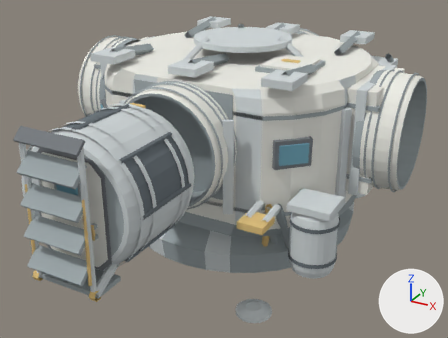
The Blender file art/season-1/modular/jamestown.blend, before and after one commit.
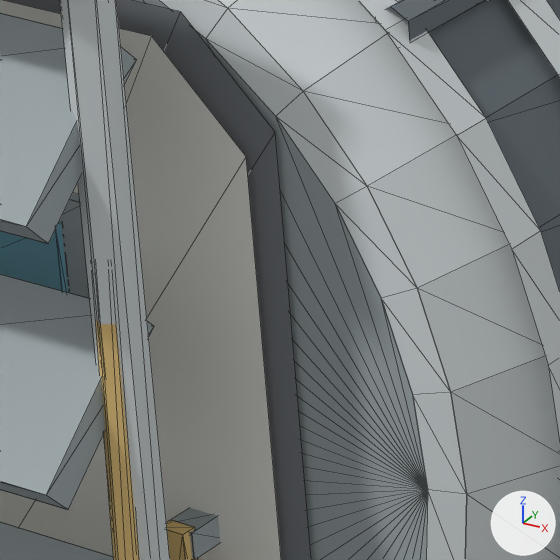
The first picture shows the older version from a 50 mm lens placed at (3.71, -7.25, 2.47), pointed at (0.18, -0.84, -0.73). The close-ups show the older and then the newer version on the part from 16% to 31% of the width and 47% to 68% of the height of that picture. Only the edits that show in the close-ups are written down. The lights are fixed; the arrows at lower right show +X, +Y and +Z. The close-ups show mesh edges as thin lines.

The first close-up shows 'Exterior stair stringers and toe∧', 'Exterior tread∧.001', 'Exterior tread∧.002', 'Exterior tread∧.003', 'Exterior∧.010'.
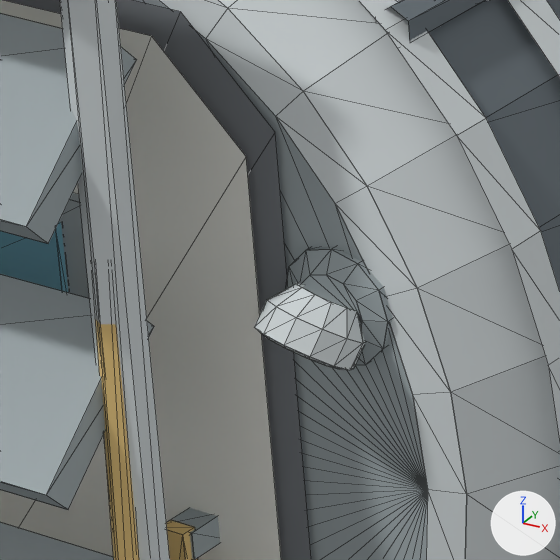
What the commit changed:
me_exterior_010 is used by ob_exterior__010; parent ob_famjamestownairlock; location (0.0, 0.0, 0.0).
me_exterior_010 had 1848 vertices, 888 faces and spanned x -0.727..0.727, y -0.73..0.73, z -0.56..0.649.
me_exterior_010 now has 2544 vertices, 1216 faces and spans x -0.727..0.727, y -0.73..0.73, z -0.56..0.681.
me_exterior_010 part 1: 348 vertices added at x 0.418..0.562, y 0.133..0.277, z 0.553..0.681.
Other edits to the shape of me_exterior_010 do not show in these pictures.

What differs and where, as boxes (x1, y1, x2, y2) in the close-ups (560 x 560 px):
part 1 of me_exterior_010, added
    after: (254, 247, 392, 370)
